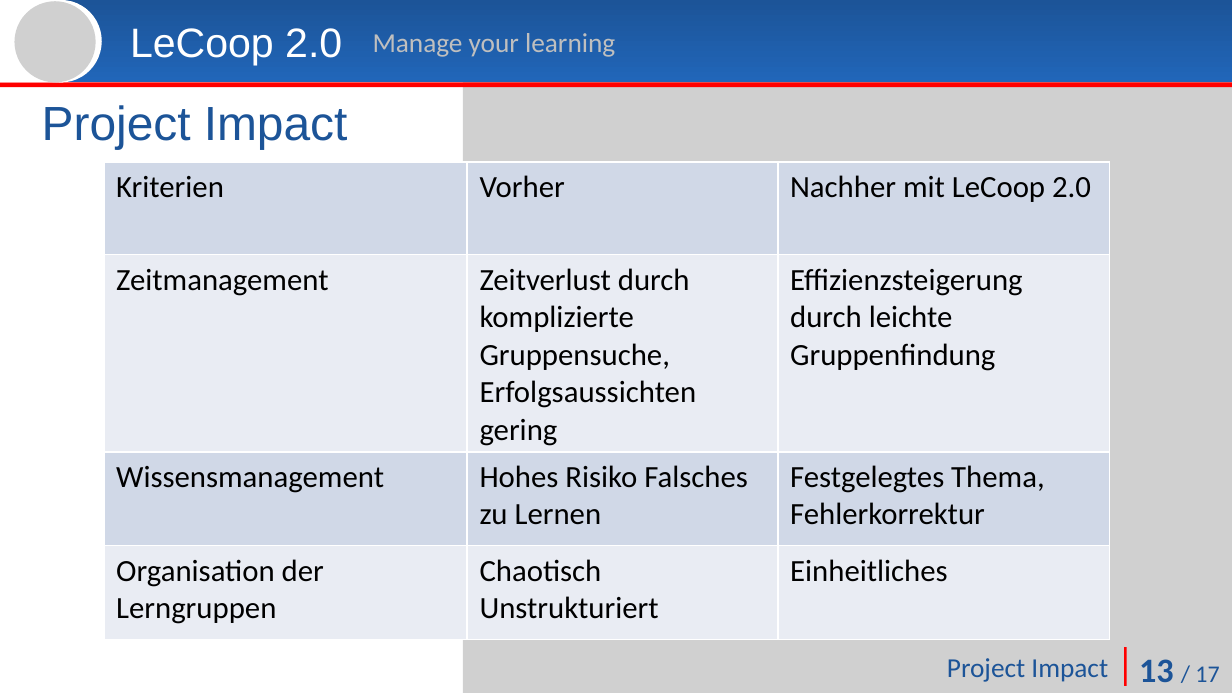
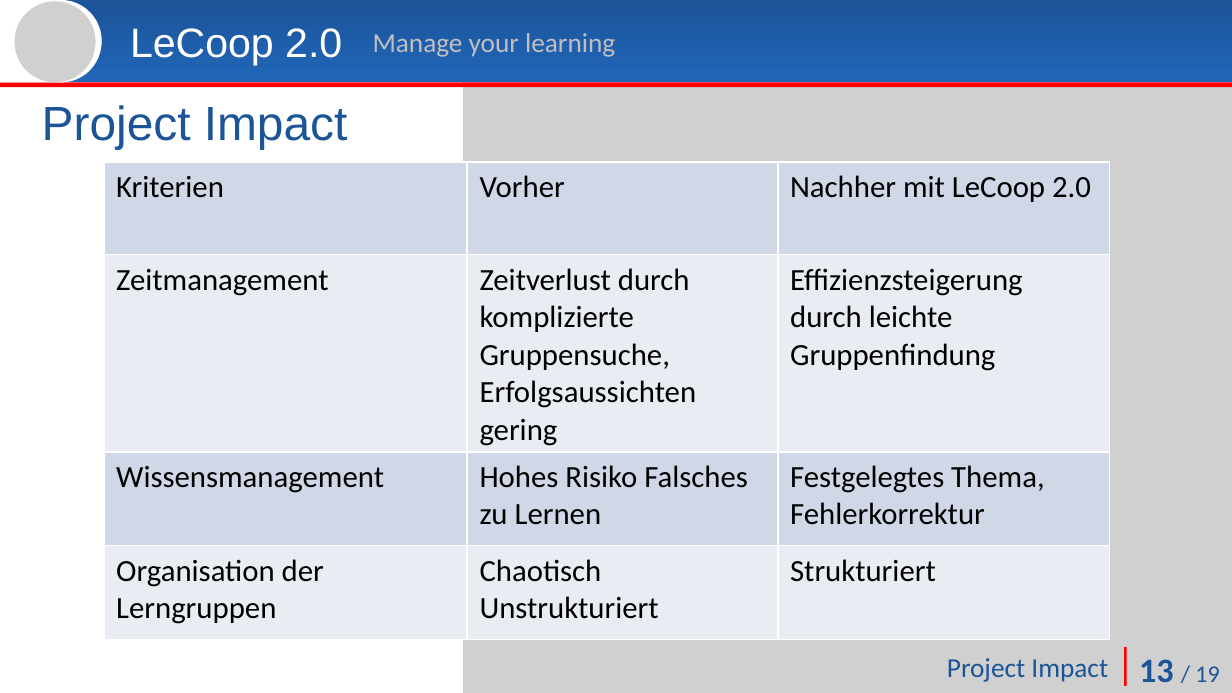
Before and after one commit to Akii/Le-Coop-2.0, a slide deck: slide 13 of lecoop/doc/supi_praesi.pptx. Drawn at 1232x693 pixels with LibreOffice and Linux fonts; fonts in the diff are those of the drawing; grey boxes stand for pictures. Boxes give left, top, right and bottom in pixels: in the first picture for what was removed or moved away, otherwise in the second. Text is boxed around its words. In the diff, an @@ line names an element or a change of style, - is before the commit and + after.

```diff
--- a/lecoop/doc/supi_praesi.pptx
+++ b/lecoop/doc/supi_praesi.pptx
@@ table at (103,163,1109,639) @@
-row 4, column 3: Einheitliches
+row 4, column 3: Strukturiert
@@ text at (1139,659,1219,682): text changed @@
-13 / 17
+13 / 19
```
Also in this commit, not shown: 16 other slides changed.
